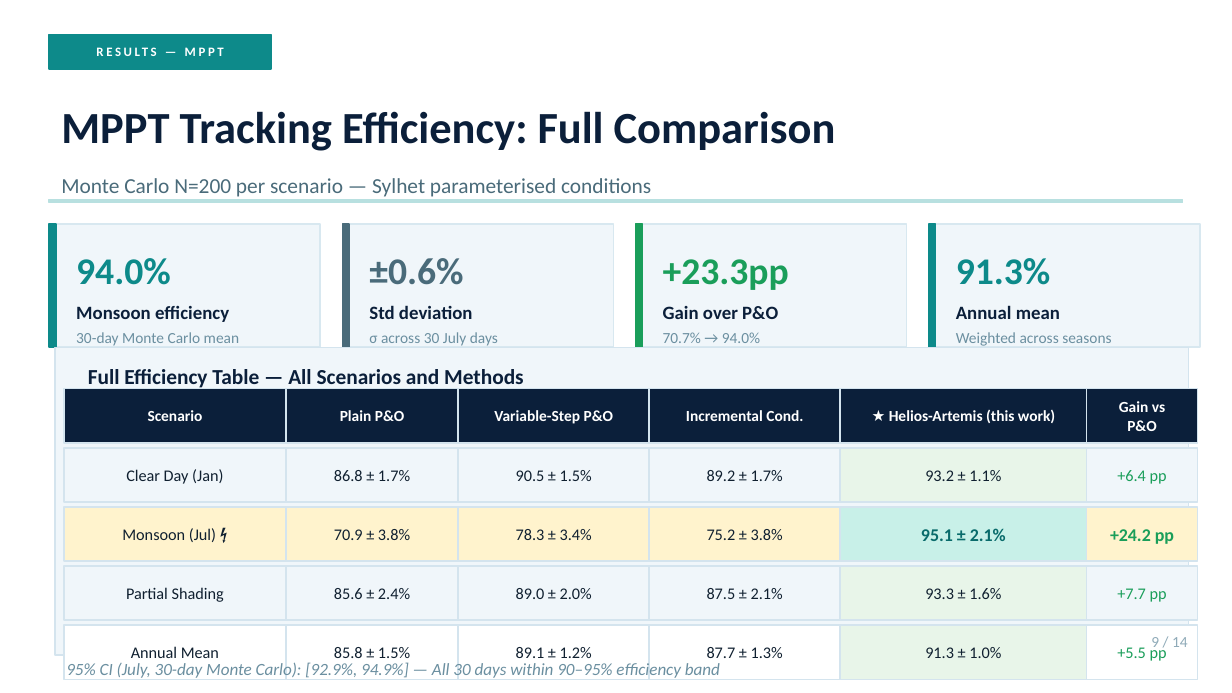
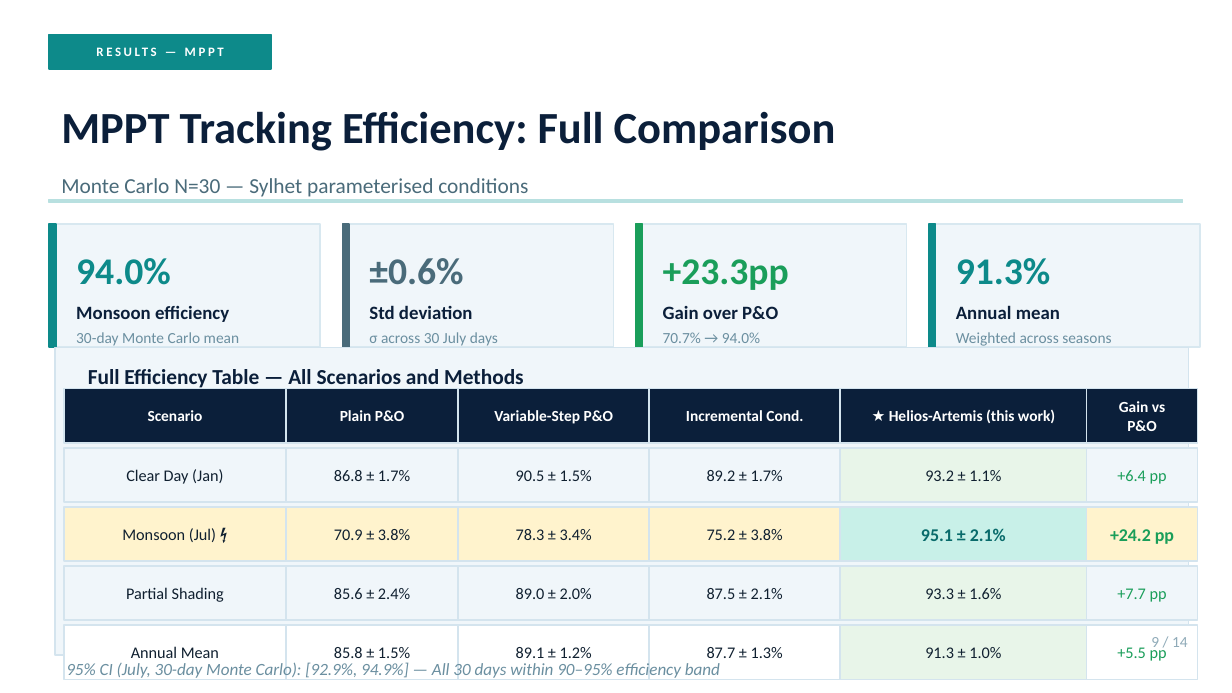
Before and after one commit to touhidsiddiqueeraj-bit/artemis-helios, a slide deck: slide 9 of Docs/Presentation/Helios_Artemis_Detailed.pptx. Drawn at 1232x693 pixels with LibreOffice and Linux fonts; fonts in the diff are those of the drawing. Boxes give left, top, right and bottom in pixels: in the first picture for what was removed or moved away, otherwise in the second. Text is boxed around its words. In the diff, an @@ line names an element or a change of style, - is before the commit and + after.

```diff
--- a/Docs/Presentation/Helios_Artemis_Detailed.pptx
+++ b/Docs/Presentation/Helios_Artemis_Detailed.pptx
@@ text at [61, 178, 528, 197]: text changed @@
-Monte Carlo N=200 per scenario — Sylhet parameterised conditions
+Monte Carlo N=30 — Sylhet parameterised conditions
```
Also in this commit, not shown: 5 other slides changed, 44 other files.
